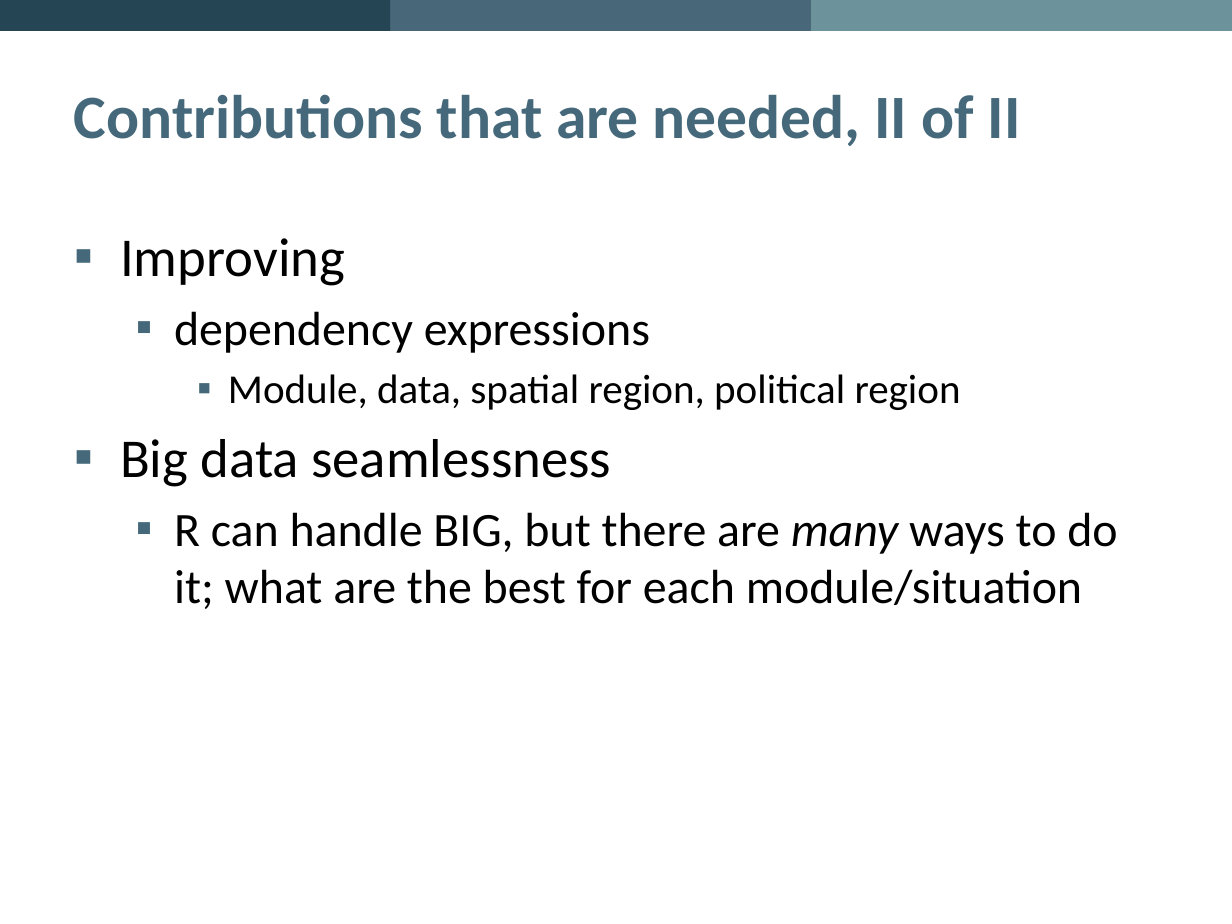
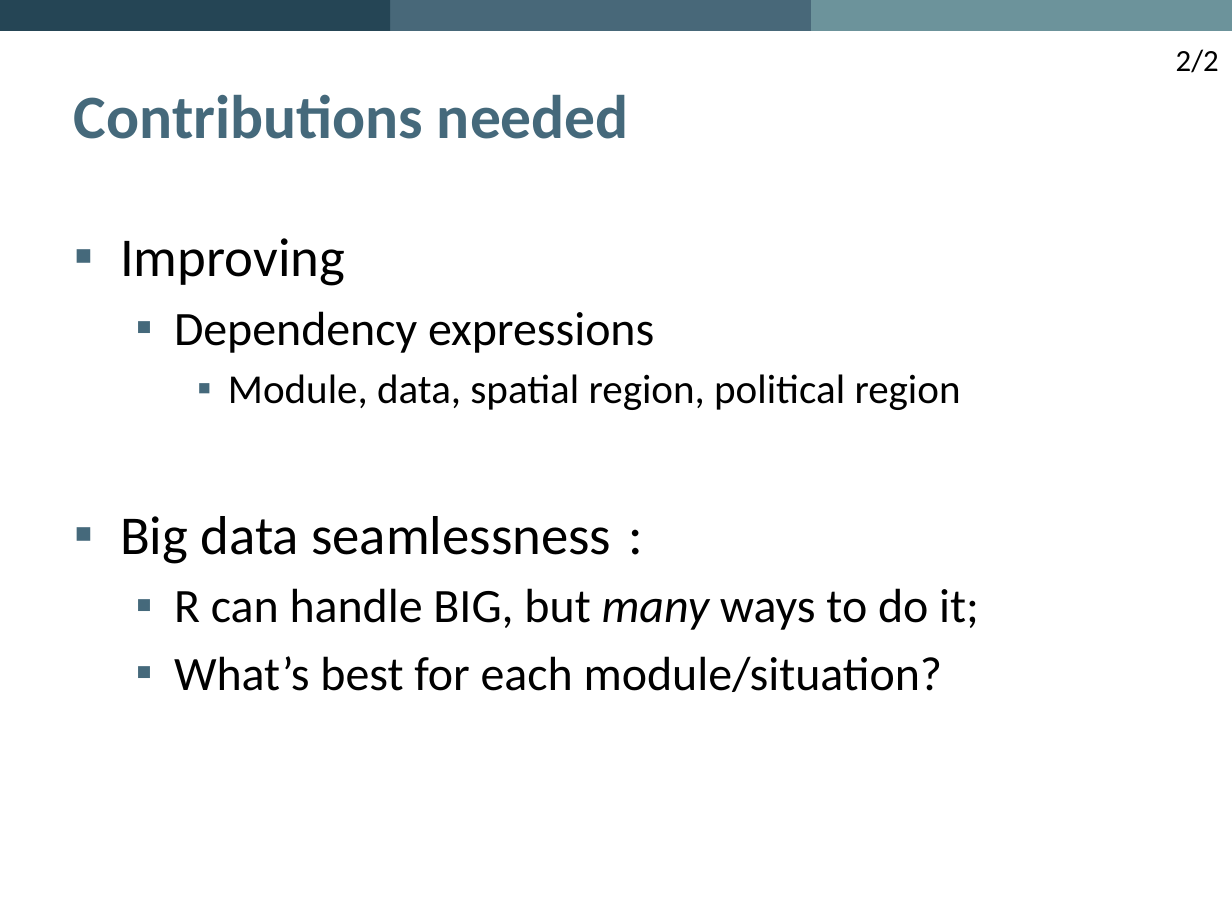
Before and after one commit to PredictiveEcology/SpaDES, a slide deck: slide 25 of development/SpaDES – Spatial Discrete Event Simulation.pptx (slide 28 before the commit). Drawn at 1232x924 pixels with LibreOffice and Linux fonts; fonts in the diff are those of the drawing; background and template pictures are left out. Boxes give left, top, right and bottom in pixels: in the first picture for what was removed or moved away, otherwise in the second. Text is boxed around its words. In the diff, an @@ line names an element or a change of style, - is before the commit and + after.

Commit message:
update presentation

```diff
--- a/development/SpaDES – Spatial Discrete Event Simulation.pptx
+++ b/development/SpaDES – Spatial Discrete Event Simulation.pptx
@@ text added at (x1=1176, y1=49, x2=1219, y2=73), 18 pt, text #000000 @@
+2/2
@@ title at (x1=74, y1=94, x2=629, y2=139): text changed @@
-Contributions that are needed, II of II
+Contributions needed
@@ text at (x1=174, y1=311, x2=654, y2=353): text changed @@
-  ▪ dependency expressions
+  ▪ Dependency expressions
@@ text at (x1=120, y1=516, x2=979, y2=692): text changed @@
-▪ Big data seamlessness
-  ▪ R can handle BIG, but there are many ways to do it; what are the best for each module/situation
+▪ Big data seamlessness :
+  ▪ R can handle BIG, but many ways to do it;
+  ▪ What’s best for each module/situation?
```
Also in this commit, not shown: 12 other slides changed, 3 slides added, 6 slides removed.
